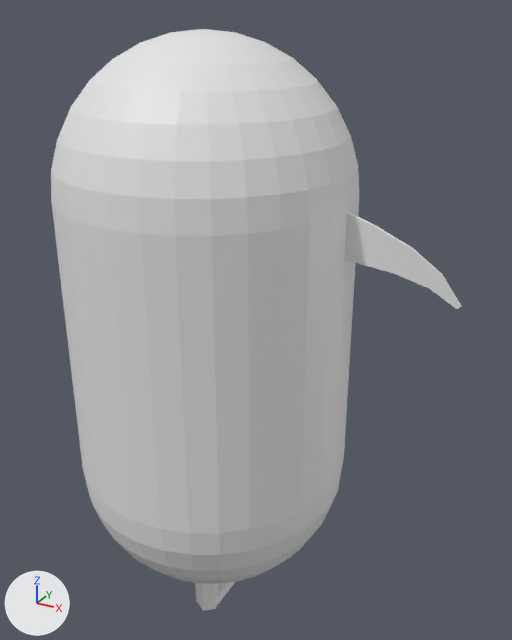
Two versions of the glTF model models/scythe.glb, one commit apart.
Both versions are drawn from a 50 mm lens placed at (1.26, -1.96, 1.56), pointed at (0.09, 0.18, 0.49). Every picture has the same lights, and +X, +Y and +Z are marked at lower left. Where no turn or scale is listed for an object, it has been applied to the vertices. Vertices at the same position are counted once.

Objects in the first picture: 'Sphere', 'scythe', 'shovel'.
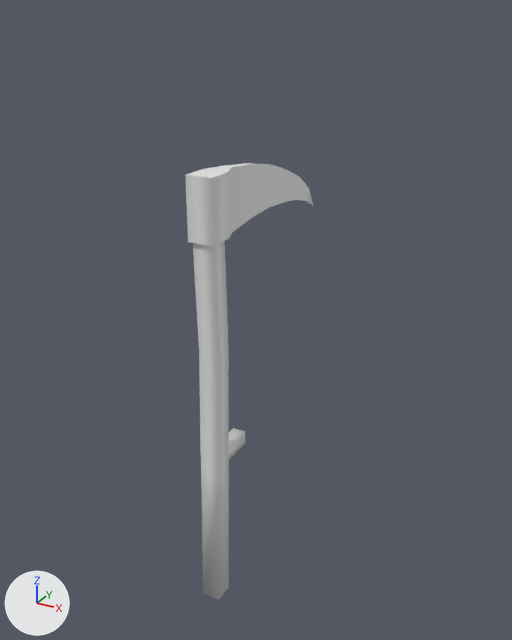
The change in detail:
me_cube_001 is used by ob_scythe; location (0.0, 0.0, 0.0).
me_cube_001 had 64 vertices, 124 faces and spanned x -0.06..0.87, y -0.05..0.05, z -0.71..1.06.
me_cube_001 now has 64 vertices, 124 faces and spans x -0.05..0.05, y -0.06..0.86, z -0.71..1.06.
Part 1, on me_cube_001:
38 vertices are removed from x -0.06..0.87, y -0.04..0.04, z -0.71..1.06.
115 faces are deleted.
6 vertices move from x 0.02..0.19, y -0.03..0.04, z -0.71..-0.03 to x -0.03..0.04, y -0.06..0.19, z -0.71..-0.03.
38 vertices are added at x -0.04..0.04, y -0.06..0.86, z -0.71..1.06.
115 new faces join them.
me_cube_001 part 2: the surface is now shaded smooth.
Object 'shovel' (ob_shovel) is deleted.
Object 'Sphere' (ob_sphere) is deleted.

Where the change shows, as pixel boxes (x1, y1, x2, y2) in the pictures (512 x 640 px; the box of a moved part takes in the faces that stretch with it):
'Sphere', deleted: before (51, 29, 359, 584)
'scythe', reshaped: before (218, 212, 462, 586); after (185, 163, 314, 600)
'shovel', deleted: before (195, 582, 235, 611)
part 1 of me_cube_001, moved or reshaped: before (218, 212, 462, 586); after (193, 163, 314, 600)
